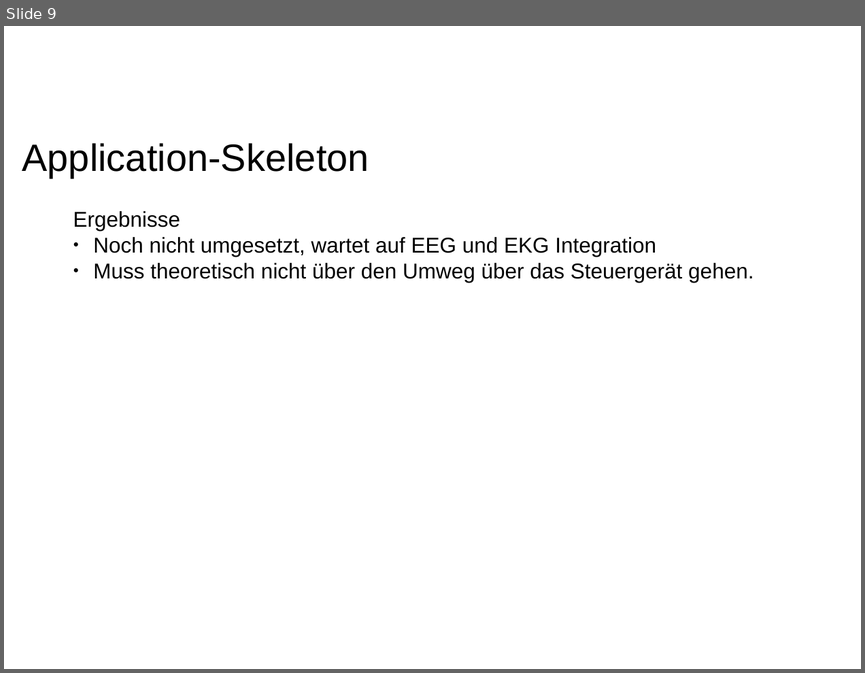
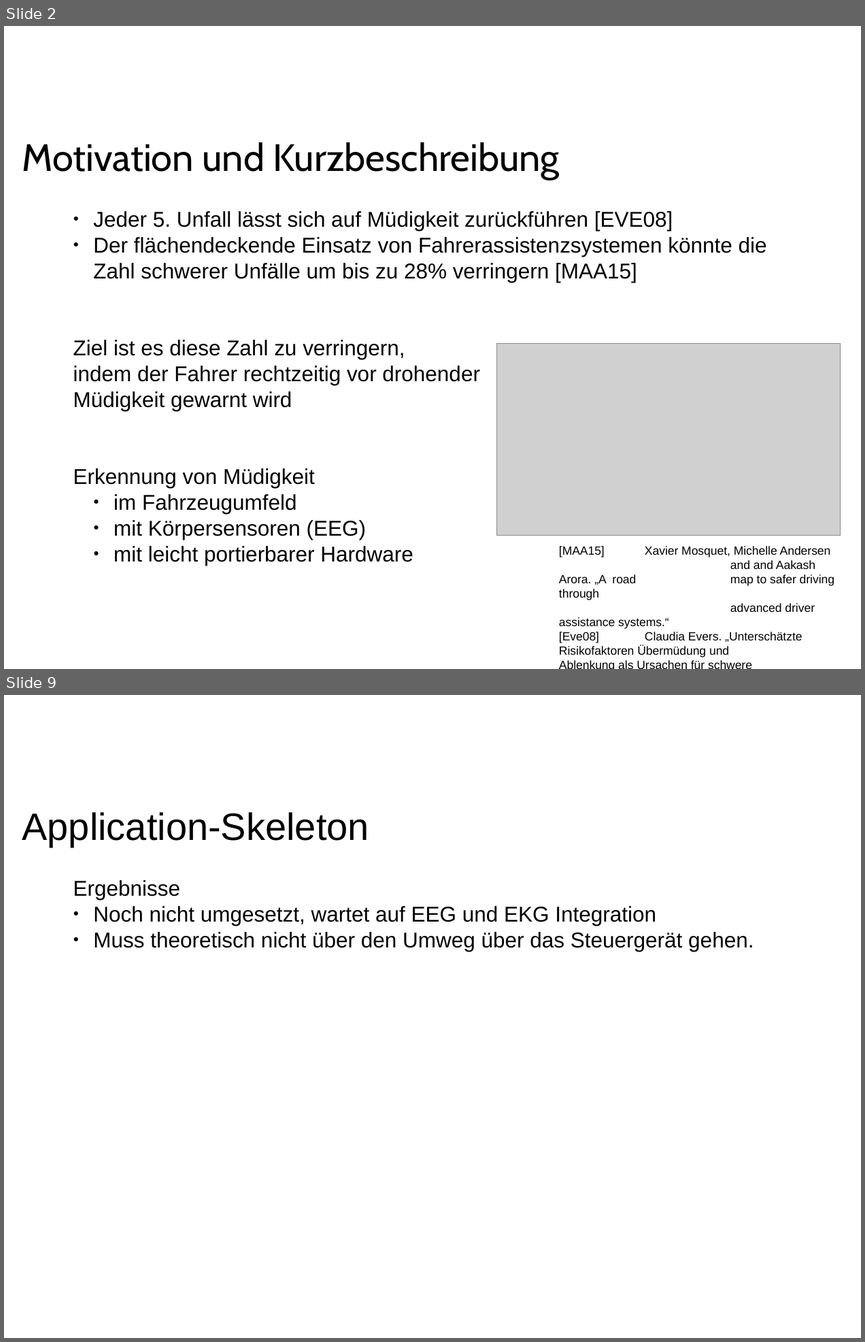
Before and after one commit to ppasler/current-adas, a slide deck: project/Zwischenstand.odp. Shown one above the other, each under a label of ours: slide 9 before the commit, slides 2 and 9 after it; the slides between them are not shown. The pictures are 865x673 and 865x1342 pixels, drawn with LibreOffice and Linux fonts; fonts in the diff are those of the drawing; grey boxes stand for pictures; background and template pictures are left out. Boxes give left, top, right and bottom in pixels: in the first picture for what was removed or moved away, otherwise in the second. Text is boxed around its words. In the diff, an @@ line names an element or a change of style, - is before the commit and + after.

```diff
--- a/project/Zwischenstand.odp
+++ b/project/Zwischenstand.odp
@@ slide 2 added at [4, 26, 861, 669], background #FFFFFF @@
@@ text added at [22, 142, 560, 180], 32 pt, text #000000 @@
+Motivation und Kurzbeschreibung
@@ text added at [73, 211, 767, 565], 18 pt, text #000000 @@
+● Jeder 5. Unfall lässt sich auf Müdigkeit zurückführen [EVE08]
+● Der flächendeckende Einsatz von Fahrerassistenzsystemen könnte die Zahl schwerer Unfälle um bis zu 28% verringern [MAA15]
+Ziel ist es diese Zahl zu verringern,
+indem der Fahrer rechtzeitig vor drohender
+Müdigkeit gewarnt wird
+Erkennung von Müdigkeit
+  ● im Fahrzeugumfeld
+  ● mit Körpersensoren (EEG)
+  ● mit leicht portierbarer Hardware
@@ picture added at [496, 343, 840, 535] @@
@@ text added at [559, 546, 834, 657], 10 pt, text #000000 @@
+[MAA15] Xavier Mosquet, Michelle Andersen
+and and Aakash Arora. „A road map to safer driving through
+advanced driver assistance systems.“
+[Eve08] Claudia Evers. „Unterschätzte Risikofaktoren Übermüdung und Ablenkung als Ursachen für schwere
+LKW-Unfälle.“
```
Also in this commit, not shown: 1 slide changed, 5 other slides added, 6 slides removed, 8 other files.
